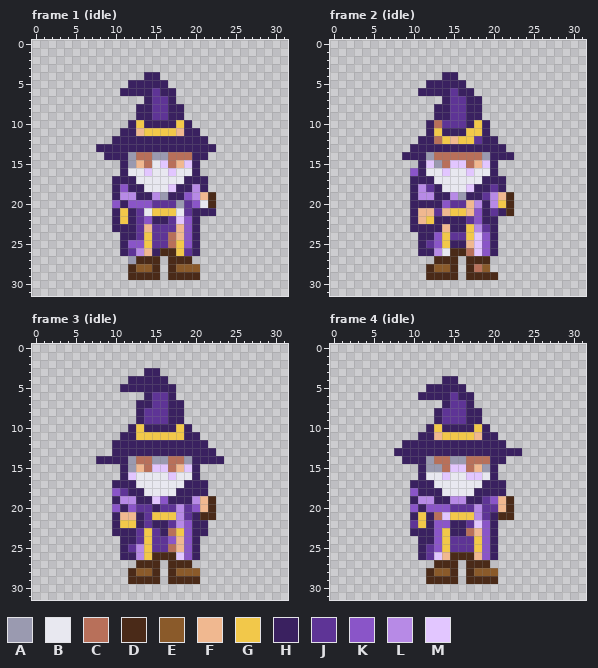
Pixel-art file, stored at projects/007_survivors/art/wizard.aseprite. Above is the file before it was changed.
32x32 pixels, 35 frames. Shown: frame 1 (idle), frame 2 (idle), frame 3 (idle), frame 4 (idle). The commit also changed other frames, which this record leaves out.
Palette (. is transparent): A #9a9ab0  B #e8e8f0  C #b8705a  D #4a2a18  E #8a5a2a  F #f0b890  G #f2c84a  H #3a2160  J #5e3496  K #8a55c8  L #b78ae6  M #e2c6ff
Pixels before, frame 1 (idle), first column x 8:
 4 ......HH.......
 5 ....HHHHH......
 6 ...HHHHJHH.....
 7 ......HJJH.....
 8 .....HHJJHH....
 9 .....HHJJHH....
10 ....HGHHHHGH...
11 ...HHFGGGGFHH..
12 ..HHHHHHHHHHHH.
13 HHHHHHHHHHHHHHH
14 .HHHACCAACCCHH.
15 ...HAFCBMCFMH..
16 ...HBBMBBMBBH..
17 ..HHHBBBBBBHHH.
18 ..HKHHBBBMHHLH.
19 ..HLLHHLAHHKLFD
20 ..KHKKKJJJAJKBD
21 ..HGHJBGGGBJHHH
22 ..HGHJKHHJMKH..
23 ..HHHJFJJJFKH..
24 ...HHJGJJCFKH..
25 ...HKKGJJCGKH..
26 ...HJLFHDDGJH..
27 ....ADDD.DDD...
28 ....DEED.DEEE..
29 ....DDDD.DDDD..
Pixels before, frame 2 (idle), first column x 9:
 4 .....HH.......
 5 ...HHHHH......
 6 ..HHHHJHH.....
 7 .....HJJHH....
 8 ....HHJJHH....
 9 ....HHJJHH....
10 ...HCJJJHGH...
11 ...HGHHHGGH...
12 ..HHCGFGGJHH..
13 .HHHHHHHHHHHH.
14 HHHACCCCCCAHHH
15 ..HMACMMCFMH..
16 .KHBBMBBMBBH..
17 .HHHBBBBBBHHH.
18 .HLJHBBBMHHJH.
19 .HLLHHLAHHJLFD
20 .HHHHKJJFLHLGD
21 .HFFJFGGFKHJHD
22 .HFGHHHHJKHH..
23 .HHHHFHHGLJH..
24 ..HHKGJJGMKH..
25 ..HJKGHHFMKH..
26 ..HHLBDDCMKH..
27 ....DDD.DDD...
28 ...DEED.DCE...
29 ...DDDD.DDDD..
Pixels before, frame 3 (idle), first column x 8:
 3 ......HH........
 4 ....HHHHH.......
 5 ...HHHHHHH......
 6 ......HJJH......
 7 .....HHJJHH.....
 8 .....HJJJHH.....
 9 .....HJJJHH.....
10 ....HGHHHHGH....
11 ...HHGGGGGGHH...
12 ..HHHHHHHHHHHH..
13 ..HHHHHHHHHHHHH.
14 HHHHACCAACCAHHHH
15 ...HAFCMMCFMH...
16 ...HMBBBBMBBH...
17 ..HHHBBBBBBHHH..
18 ..KJHHBBBBHHHH..
19 ..HLLHHMKHHHLFD.
20 ..KHKJJHJJLJKFD.
21 ..HFFHJGGGLJHDD.
22 ..HGGHJHHJLKHH..
23 ..HHHJGJHCGKHH..
24 ...HHJGJJKFKH...
25 ...HJLGJJCFKH...
26 ...HHLGDDDMKH...
27 .....DDD.DDD....
28 ....DEED.DEEE...
29 ....DDDD.DDDD...
Pixels before, frame 4 (idle), first column x 8:
 4 ......HH........
 5 ....HHHHH.......
 6 ...HHHHJHH......
 7 ......HJJH......
 8 .....HJJJHH.....
 9 .....HJJJHH.....
10 ....HGHHHHGH....
11 ...HHFGGGGFHH...
12 .HHHHHHHHHHHHH..
13 HHHHHHHHHHHHHHHH
14 .HHHACCAACCCHH..
15 ...HAACMMCFAH...
16 ...HBBMBBMMBH...
17 ..HHHBBBBBBHHH..
18 ..KHHHBBBBHHHH..
19 ..HLLHHLLHHJKFD.
20 ..KHKKKJJJLJJFD.
21 ..HGHCMGGGLJHDD.
22 ..JGHKKHHJMKH...
23 ..HHHKGHHCFKH...
24 ...HHKGJJJGKH...
25 ...HJKGJJJGKH...
26 ...HJMFDDDFKH...
27 .....DDD.DDD....
28 ....DEED.DEEE...
29 ....DDDD.DDDD...
The result:
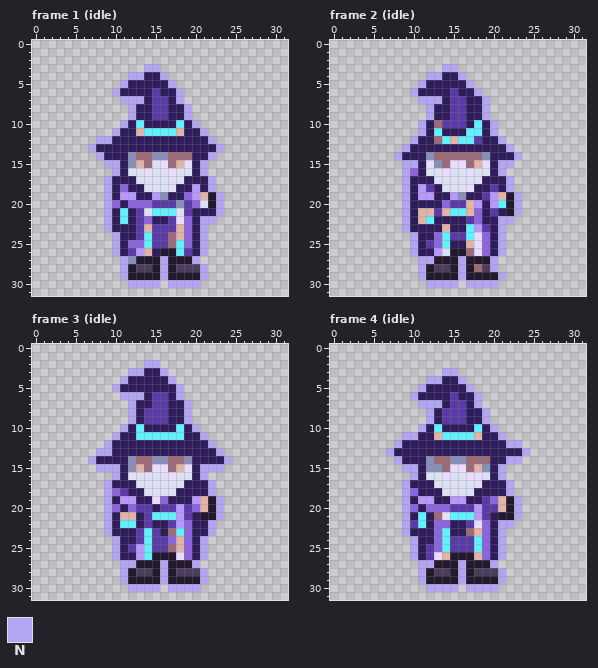
Colours new in this view: N #b4a4f4
The exact change:
colour A: #9a9ab0 -> #8890b8
colour B: #e8e8f0 -> #dce0f4
colour C: #b8705a -> #9c6a78
colour D: #4a2a18 -> #241a30
colour E: #8a5a2a -> #4c3c5c
colour F: #f0b890 -> #e2b4a8
colour G: #f2c84a -> #60f0ff
colour H: #3a2160 -> #2e1c5c
colour J: #5e3496 -> #5a3aa8
colour K: #8a55c8 -> #8c64e0
colour L: #b78ae6 -> #b898ff
colour M: #e2c6ff -> #e8dcff
Changed rows in their new state; - is a pixel that keeps its letter.
Frame 1 (idle):
first column x 7:
 3 -------NN--------
 4 -----NN--N-------
 5 ----N-----N------
 6 ---N-------N-----
 7 ----NNN----N-----
 8 -----N------N----
 9 -----N------N----
10 ----N--------N---
11 ---N----------N--
12 -NN------------N-
13 N---------------N
14 -N-------------N-
15 --NN----------N--
16 ---N----------N--
17 --N------------N-
18 --N------------N-
19 --N-------------N
20 --N-------------N
21 --N-------------N
22 --N-----------NN-
23 --N-----------N--
24 ---N----------N--
25 ---N----------N--
26 ---N----------N--
27 ----N----N---N---
28 ----N----N----N--
29 ----N----N----N--
30 -----NNNN-NNNN---
Frame 2 (idle):
first column x 8:
 3 ------NN--------
 4 ----NN--N-------
 5 ---N-----N------
 6 --N-------N-----
 7 ---NNN-----N----
 8 ----N------N----
 9 ----N------N----
10 ---N--------N---
11 ---N--------N---
12 --N----------N--
13 -N------------N-
14 N--------------N
15 -NN----------NN-
16 -N-----------N--
17 -N------------N-
18 -N------------N-
19 -N-------------N
20 -N-------------N
21 -N-------------N
22 -N-----------NN-
23 -N-----------N--
24 --N----------N--
25 --N----------N--
26 --N----------N--
27 ---NN---N---N---
28 ---N----N---N---
29 ---N----N----N--
30 ----NNNN-NNNN---
Frame 3 (idle):
first column x 7:
 2 -------NN---------
 3 -----NN--N--------
 4 ----N-----N-------
 5 ---N-------N------
 6 ----NNN----N------
 7 -----N------N-----
 8 -----N------N-----
 9 -----N------N-----
10 ----N--------N----
11 ---N----------N---
12 --N------------N--
13 -NN-------------N-
14 N----------------N
15 -NNN----------NNN-
16 ---N----------N---
17 --N------------N--
18 --N------------N--
19 --N-------------N-
20 --N-------------N-
21 --N-------------N-
22 --N------------N--
23 --N------------N--
24 ---N----------N---
25 ---N----------N---
26 ---N----------N---
27 ----NN---N---N----
28 ----N----N----N---
29 ----N----N----N---
30 -----NNNN-NNNN----
Frame 4 (idle):
first column x 7:
 3 -------NN---------
 4 -----NN--N--------
 5 ----N-----N-------
 6 ---N-------N------
 7 ----NNN----N------
 8 -----N------N-----
 9 -----N------N-----
10 ----N--------N----
11 --NN----------N---
12 -N-------------NN-
13 N----------------N
14 -N-------------NN-
15 --NN----------N---
16 ---N----------N---
17 --N------------N--
18 --N------------N--
19 --N-------------N-
20 --N-------------N-
21 --N-------------N-
22 --N-----------NN--
23 --N-----------N---
24 ---N----------N---
25 ---N----------N---
26 ---N----------N---
27 ----NN---N---N----
28 ----N----N----N---
29 ----N----N----N---
30 -----NNNN-NNNN----
Boxes around the changes in both pictures, in picture pixels (x1, y1, x2, y2):
changed: (88, 64, 224, 288)
changed: (394, 64, 522, 288)
changed: (88, 360, 232, 592)
changed: (386, 368, 530, 592)
